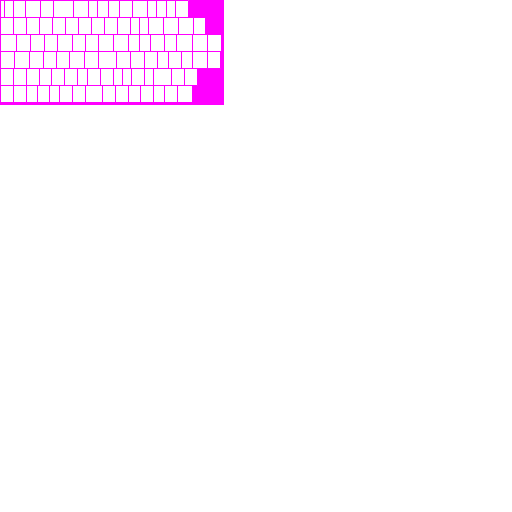
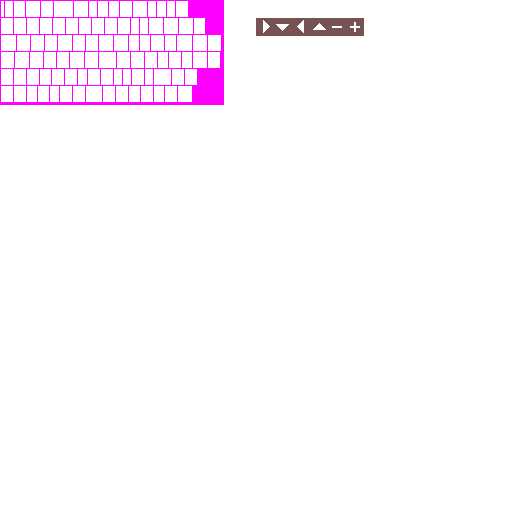
Revision of a layered 512px x 512px image; what changed, layer by layer:
painted on "Ebene #5" over [263, 18, 360, 33]
painted on "Ebene #2" over [256, 18, 364, 36]
